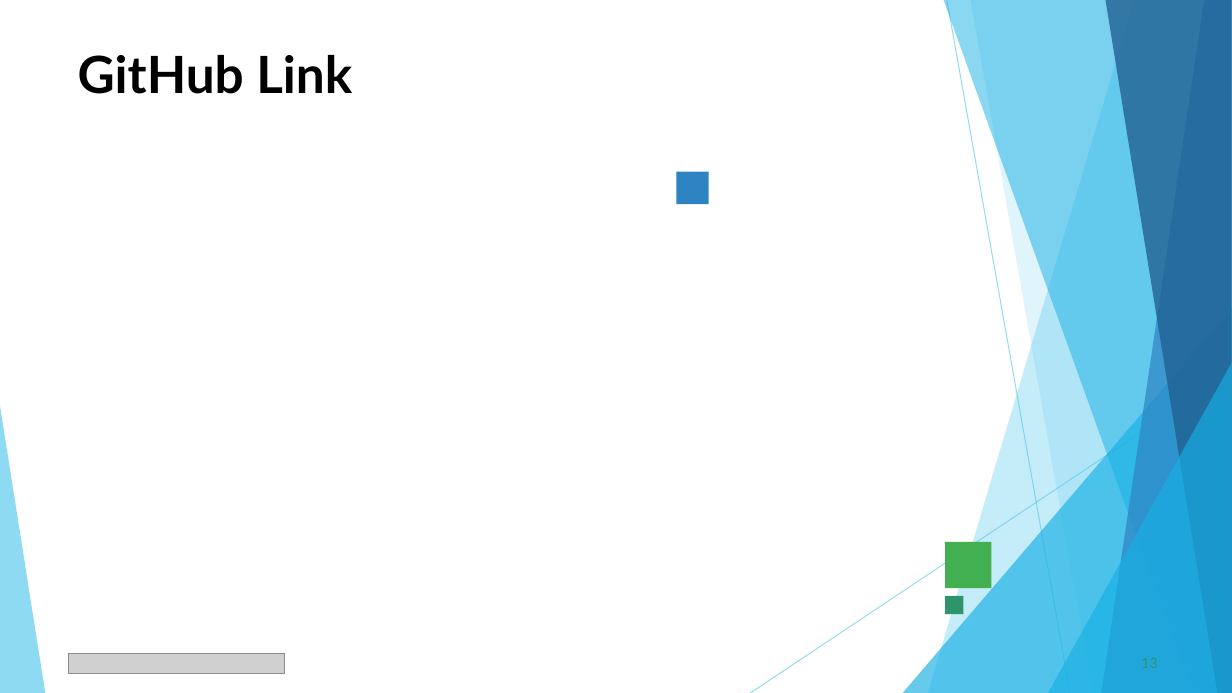
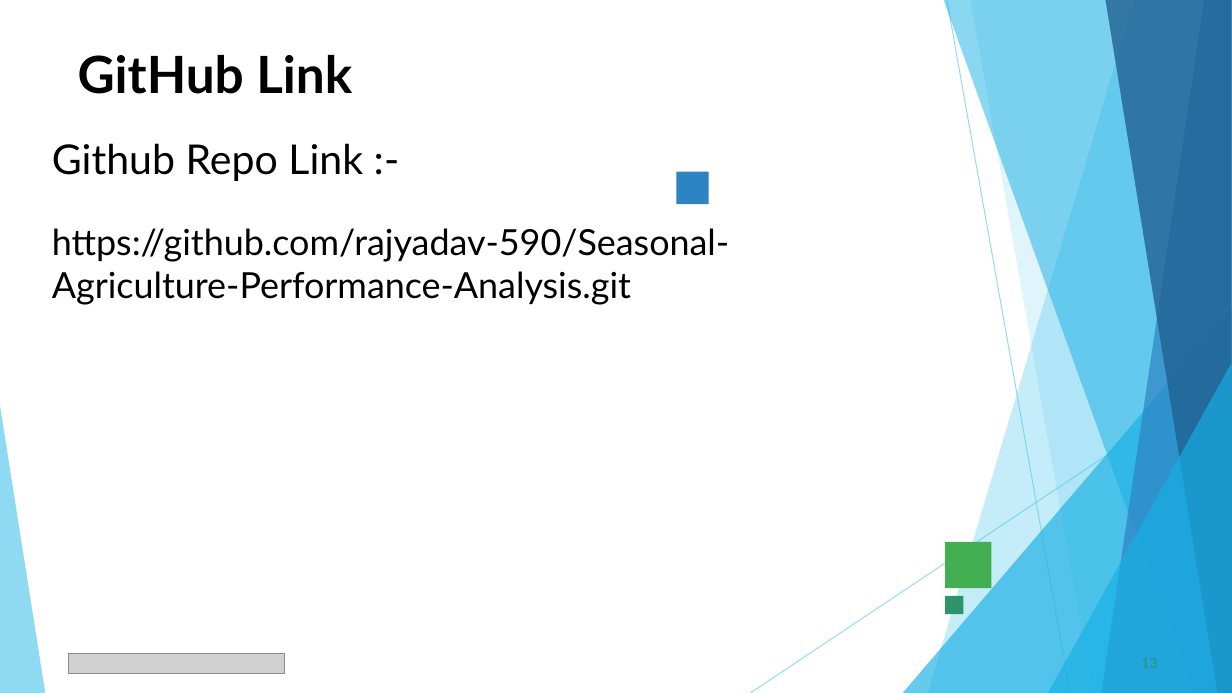
Before and after one commit to rajyadav-590/Seasonal-Agriculture-Performance-Analysis, a slide deck: slide 13 of VOIS_Major_Project_PPT_RajYadav.pptx. Drawn at 1232x693 pixels with LibreOffice and Linux fonts; fonts in the diff are those of the drawing; grey boxes stand for pictures. Boxes give left, top, right and bottom in pixels: in the first picture for what was removed or moved away, otherwise in the second. Text is boxed around its words. In the diff, an @@ line names an element or a change of style, - is before the commit and + after.

```diff
--- a/VOIS_Major_Project_PPT_RajYadav.pptx
+++ b/VOIS_Major_Project_PPT_RajYadav.pptx
@@ text added at box(52, 143, 729, 305), 28 pt, text #000000 @@
+Github Repo Link :-
+https://github.com/rajyadav-590/Seasonal-Agriculture-Performance-Analysis.git
```
